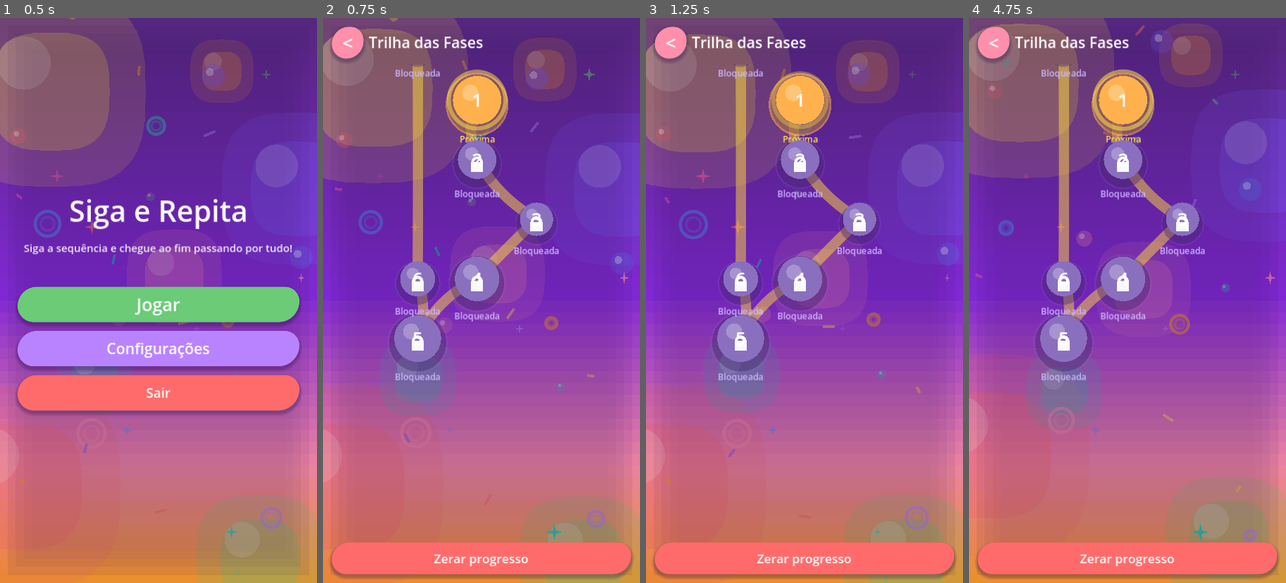
Above: before the commit, frames 1-4 (left to right).
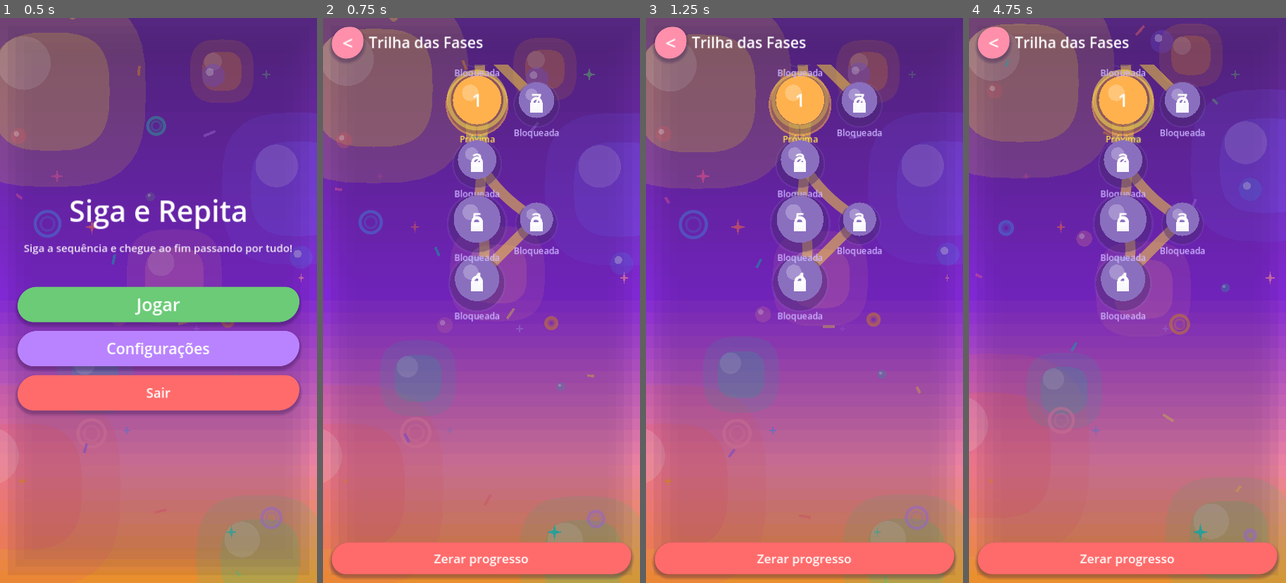
Above: after the commit, the same moments.

Repository: robertoaraujomf/Amarelo-Game-Siga-E-Repita
Game: Godot game, scene res://scenes/ui/MainMenu.tscn
Same seed, same stepped clock (60 frames per second), same inputs: the game is played once before the commit and once after it.
Inputs (mouse positions are in pixels of both pictures, inside the frame that each line leads up to):
- Up to frame 1 (0.5 s): no input
- Up to frame 2 (0.75 s): click "Jogar" at 0.5 s
- Up to frame 3 (1.25 s): no input
- Up to frame 4 (4.75 s): move the mouse to (1197, 272) at 1.27 s; hold Right (move_right) 1.28-2 s; click (1197, 272) at 1.42 s; drag from (1064, 328) to (1111, 413) at 2.02 s; move the mouse to (1159, 176) at 2.77 s; hold Right (move_right) 2.78-3.5 s; drag from (1111, 413) to (1032, 215) at 3.52 s; move the mouse to (1222, 385) at 4.27 s; hold Left (move_left) from 4.28 s (still down)

Frame 1 is identical in both runs. In frame 2, 6.5% of the frame differs, in the area x 20-75%, y 8-65%; in frame 3, 6.4%; in frame 4, 6.6%.

Commit message:
fix: impede fases a esquerda do eixo da fase 1

Diff:
--- a/scripts/ui/LevelTrail.gd
+++ b/scripts/ui/LevelTrail.gd
@@ -66,6 +66,7 @@
 	pts.append(cur)
 	var segments: Array = []
 	var margin := 72.0
+	var min_x := DESIGN_W * 0.5
 	var y_min := TOP_PAD - 180.0
 	var y_max := TOP_PAD + float(n + 6) * SPACING
 	for i in range(1, n):
@@ -74,7 +75,7 @@
 			var dir: Vector2 = TRAIL_DIRS[rng.randi_range(0, TRAIL_DIRS.size() - 1)]
 			var length := rng.randi_range(1, 5)
 			var cand := cur + dir * (float(length) * TRAIL_STEP)
-			if cand.x < margin or cand.x > DESIGN_W - margin:
+			if cand.x < min_x or cand.x > DESIGN_W - margin:
 				continue
 			if cand.y < y_min or cand.y > y_max:
 				continue
@@ -99,8 +100,8 @@
 			break
 		if not placed:
 			var cand := cur + Vector2(0.0, TRAIL_STEP)
-			if cand.x < margin:
-				cand.x = margin
+			if cand.x < min_x:
+				cand.x = min_x
 			if cand.x > DESIGN_W - margin:
 				cand.x = DESIGN_W - margin
 			segments.append({"a": cur, "b": cand})
